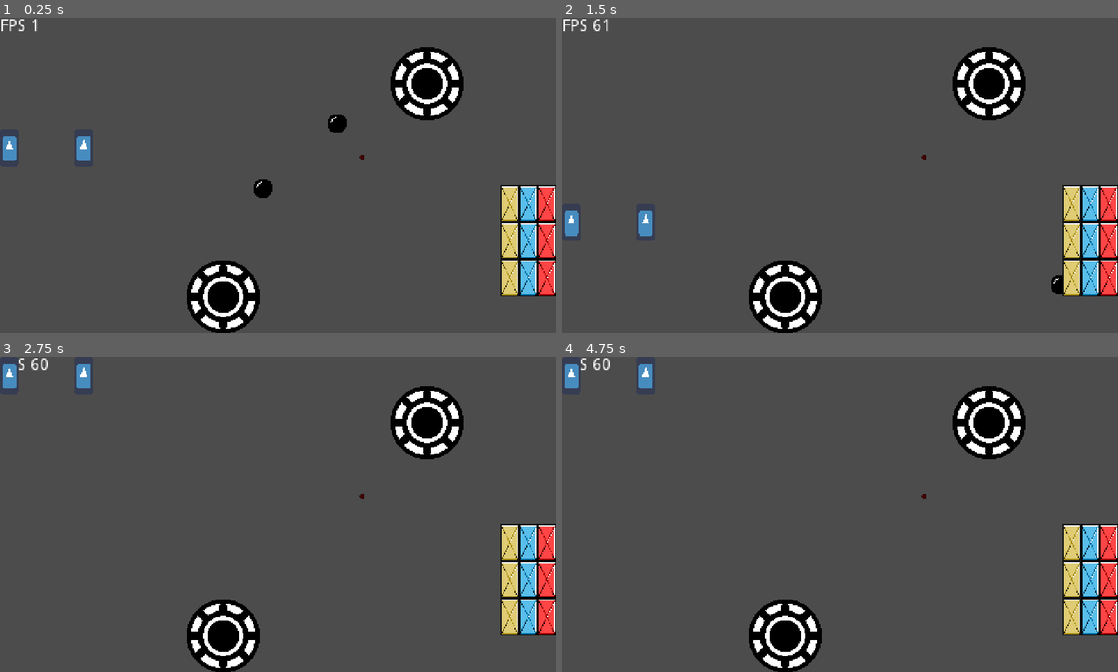
Above: before the commit, frames 1-4 (two rows, left to right).
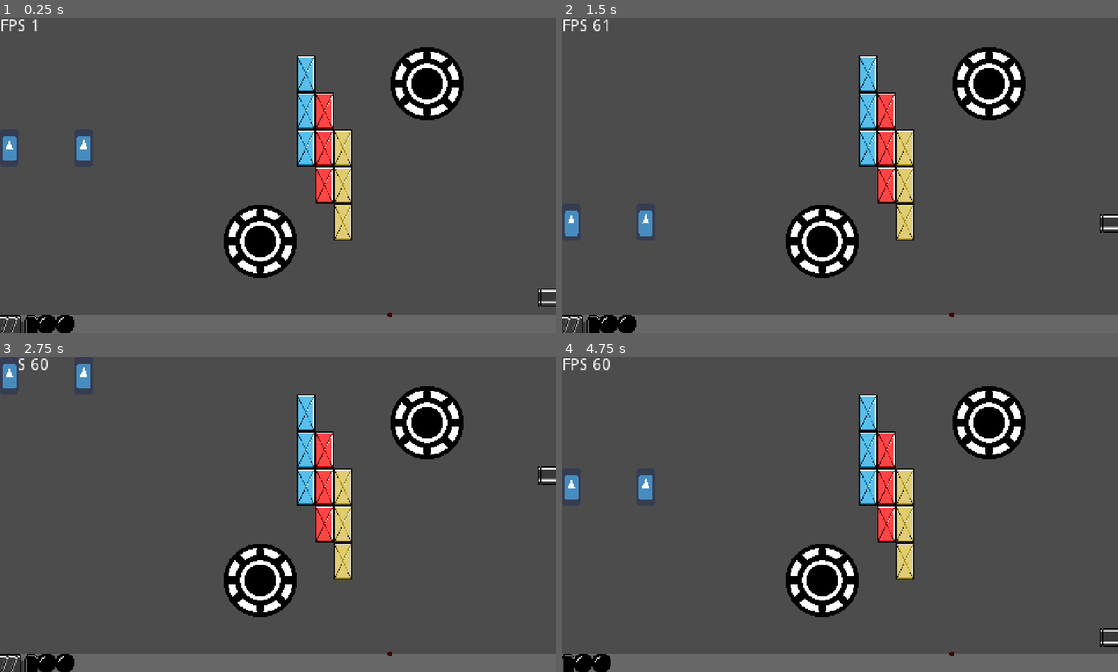
Above: after the commit, the same moments.

Repository: JesusRoberto64/PonReMix
Game: Godot game, scene res://Escenas/Pinplay.tscn
Same seed, same stepped clock (60 frames per second), same inputs: the game is played once before the commit and once after it. The engine's default icon, where the game draws it, is replaced by a stand-in: a white triangle on a blue panel in a dark square.
Inputs:
- Up to frame 1 (0.25 s): no input
- Up to frame 2 (1.5 s): tap Enter (ui_accept) at 0.5, 0.77 s; hold Up (ui_up) 0.53-1.28 s; hold Down (ui_down) from 1.28 s (still down)
- Up to frame 3 (2.75 s): tap Enter (ui_accept) at 1.52, 2 s; release Down (ui_down) at 2.03 s; hold Up (ui_up) from 2.03 s (still down)
- Up to frame 4 (4.75 s): tap Enter (ui_accept) at 3.02, 3.5, 3.77, 4.52 s; release Up (ui_up) at 3.53 s; hold Left (ui_left) from 3.53 s (still down); tap F5 (reload, bound only after the commit) at 4.15 s

The runs differ from the first frame. In frame 1, 17% of the frame differs, in the area x 0-100%, y 11-100%; in frame 2, 17%; in frame 3, 17%; in frame 4, 18%, in the area x 0-100%, y 0-100%.
Error before the commit: Invalid get index 'Null' (on base: 'Array'). (res://Logica/Ball.gd:52)

Commit message:
commit end of experimentation
trying to make the collision system from scratch lead to very glichi experience: needs to tewet a lot but in general I like the movement and collisions of the paddels.  Anyway, moving on the collisons for the boings has to be just calculate by its radio and dont calculate if has a pixel in the sprite area, also the blocs needs a more collisions points in the ball to be efective and less glichi, but alteranete those collission points bettwwen frames due to better performance.

Diff:
--- a/Escenas/Pinplay.tscn
+++ b/Escenas/Pinplay.tscn
@@ -9,9 +9,41 @@
 [ext_resource path="res://Material/Sprites/Boingx64.bmp" type="Texture" id=7]
 [ext_resource path="res://Material/Sprites/blocs16x32.bmp" type="Texture" id=8]
 [ext_resource path="res://Logica/Blocs.gd" type="Script" id=9]
+[ext_resource path="res://Material/Sprites/launcher.bmp" type="Texture" id=10]
+[ext_resource path="res://Material/Sprites/hammer.bmp" type="Texture" id=11]
 
 [node name="Pinplay" type="Node2D"]
 script = ExtResource( 2 )
+
+[node name="GameSTATE" type="Node" parent="."]
+pause_mode = 2
+script = ExtResource( 6 )
+
+[node name="FPS" parent="." instance=ExtResource( 3 )]
+
+[node name="LauncherHammer" type="Node2D" parent="."]
+
+[node name="ColorRect" type="ColorRect" parent="LauncherHammer"]
+anchor_top = 1.0
+anchor_bottom = 1.0
+margin_top = 256.0
+margin_right = 480.0
+margin_bottom = 272.0
+rect_min_size = Vector2( 480, 16 )
+color = Color( 0.403922, 0.403922, 0.403922, 1 )
+
+[node name="Launcher" type="Sprite" parent="LauncherHammer"]
+position = Vector2( 464, 32 )
+texture = ExtResource( 10 )
+centered = false
+
+[node name="Hammer" type="Sprite" parent="LauncherHammer"]
+position = Vector2( 0, 256 )
+texture = ExtResource( 11 )
+centered = false
+
+[node name="Position2D" type="Position2D" parent="LauncherHammer/Hammer"]
+position = Vector2( 32, 0 )
 
 [node name="Paddle1" type="Sprite" parent="."]
 position = Vector2( 8, 112 )
@@ -23,26 +55,22 @@
 scale = Vector2( 0.25, 0.5 )
 texture = ExtResource( 1 )
 
-[node name="Ball" type="Sprite" parent="."]
-position = Vector2( 192, 112 )
+[node name="Balls" type="Node2D" parent="."]
+
+[node name="Ball" type="Sprite" parent="Balls"]
+position = Vector2( 192, 96 )
 texture = ExtResource( 5 )
 script = ExtResource( 4 )
 
-[node name="Ball2" type="Sprite" parent="."]
-position = Vector2( 256, 56 )
+[node name="Ball2" type="Sprite" parent="Balls"]
+position = Vector2( 272, 64 )
 texture = ExtResource( 5 )
 script = ExtResource( 4 )
-
-[node name="FPS" parent="." instance=ExtResource( 3 )]
-
-[node name="GameSTATE" type="Node" parent="."]
-pause_mode = 2
-script = ExtResource( 6 )
 
 [node name="Boings" type="Node2D" parent="."]
 
 [node name="Boing" type="Sprite" parent="Boings"]
-position = Vector2( 192, 240 )
+position = Vector2( 224, 192 )
 texture = ExtResource( 7 )
 
 [node name="Boing2" type="Sprite" parent="Boings"]
@@ -53,63 +81,63 @@
 script = ExtResource( 9 )
 
 [node name="bloc" type="Sprite" parent="Blocs"]
-position = Vector2( 464, 144 )
+position = Vector2( 272, 96 )
 texture = ExtResource( 8 )
 centered = false
 hframes = 4
 frame = 3
 
 [node name="bloc2" type="Sprite" parent="Blocs"]
-position = Vector2( 464, 176 )
+position = Vector2( 272, 128 )
 texture = ExtResource( 8 )
 centered = false
 hframes = 4
 frame = 3
 
 [node name="bloc3" type="Sprite" parent="Blocs"]
-position = Vector2( 464, 208 )
+position = Vector2( 272, 64 )
 texture = ExtResource( 8 )
 centered = false
 hframes = 4
 frame = 3
 
 [node name="bloc4" type="Sprite" parent="Blocs"]
-position = Vector2( 448, 144 )
+position = Vector2( 256, 32 )
 texture = ExtResource( 8 )
 centered = false
 hframes = 4
 frame = 2
 
 [node name="bloc5" type="Sprite" parent="Blocs"]
-position = Vector2( 448, 176 )
+position = Vector2( 256, 64 )
 texture = ExtResource( 8 )
 centered = false
 hframes = 4
 frame = 2
 
 [node name="bloc6" type="Sprite" parent="Blocs"]
-position = Vector2( 448, 208 )
+position = Vector2( 256, 96 )
 texture = ExtResource( 8 )
 centered = false
 hframes = 4
 frame = 2
 
 [node name="bloc7" type="Sprite" parent="Blocs"]
-position = Vector2( 432, 144 )
+position = Vector2( 288, 96 )
 texture = ExtResource( 8 )
 centered = false
 hframes = 4
 frame = 1
 
 [node name="bloc8" type="Sprite" parent="Blocs"]
-position = Vector2( 432, 176 )
+position = Vector2( 288, 128 )
 texture = ExtResource( 8 )
 centered = false
 hframes = 4
 frame = 1
 
 [node name="bloc9" type="Sprite" parent="Blocs"]
-position = Vector2( 432, 208 )
+position = Vector2( 288, 160 )
 texture = ExtResource( 8 )
 centered = false
 hframes = 4
@@ -117,6 +145,6 @@
 
 [node name="collred" type="Sprite" parent="."]
 modulate = Color( 1, 0, 0, 1 )
-position = Vector2( 312, 120 )
+position = Vector2( 336, 256 )
 scale = Vector2( 0.05, 0.05 )
 texture = ExtResource( 1 )
--- a/Logica/Ball.gd
+++ b/Logica/Ball.gd
@@ -1,28 +1,28 @@
 extends Sprite
+
+var STATE = 1
 
 var dirY = 1
 var dirX = 1
 var vel = 200
 
-onready var Paddle1 = get_parent().get_node("Paddle1")
-onready var Paddle2 = get_parent().get_node("Paddle2")
+onready var Paddle1 = owner.get_node("Paddle1")
+onready var Paddle2 = owner.get_node("Paddle2")
+
+onready var Boings = owner.get_node("Boings")
 
 onready var offsetColl = (get_rect().size.x/2) #+ Paddle1.get_rect().size.x/2
-onready var collPoint = get_parent().get_node("collred")
-
+onready var collPoint = owner.get_node("collred")
 var genTimer = 0.0
-
-onready var blocs = get_parent().get_node("Blocs")
+onready var blocs = owner.get_node("Blocs")
 
 func _process(delta):
+	if STATE == 1: return
 	if position.x < 0.0 - get_rect().size.x/2:
-		genTimer += delta
-		if genTimer > 1.0:
-			position = Vector2(get_viewport().size.x/2 + (100),get_viewport().size.y/2)
-			vel = 200
-			dirX = -1
-			genTimer = 0.0
+		STATE = 1
+		owner.catch_Ball(self)
 		return
+
 	var mov = Vector2(dirX,dirY).normalized()
 	var prevPoint = position
 	position = position + mov*delta*vel
@@ -36,7 +36,7 @@
 		pass
 
 	#Check collisions for Boings
-	for i in get_parent().get_node("Boings").get_children():
+	for i in Boings.get_children():
 		var radDist = (get_rect().size.x/2) + (i.get_rect().size.x/2)
 		var posDist = position.distance_to(i.position)
 		if posDist <= radDist and i.get_rect().has_point(position - i.position):
@@ -46,25 +46,34 @@
 			vel += 10
 		pass
 
-	# check blocs collision
-	var row
-	var col
-	if blocs.Blocs_Matrix[row][col] != null:
-		collPoint.position = position
-		pass
-
-	#limite de piso y suelo
-	if abs(position.y - get_viewport().size.y/2) > get_viewport().size.y/2 - (get_rect().size.y/2):
-		dirY = dirY*-1
-		position.y = clamp(position.y,(get_rect().size.y/2),get_viewport().size.y - (get_rect().size.y/2))
+	#limite de piso y suelo en la misma medida
+#	if abs(position.y - get_viewport().size.y/2) > get_viewport().size.y/2 - (get_rect().size.y/2):
+#		dirY = dirY*-1
+#		position.y = clamp(position.y,(get_rect().size.y/2),get_viewport().size.y - (get_rect().size.y/2))
 
 	# Para ambas paredes verticales
 #	if abs(position.x - get_viewport().size.x/2) > get_viewport().size.x/2 - (get_rect().size.x/2):
 #		dirX = -dirX
 #		position.x = clamp(position.x,(get_rect().size.x/2),get_viewport().size.x - (get_rect().size.x/2))
 
+	#Limite superior e inferior
+	if position.y < get_rect().size.y/2:
+		position.y = get_rect().size.y/2
+		dirY = dirY*-1
+	if position.y > get_viewport().size.y - (get_rect().size.y/2) - 16:#el 16 para espaci del riel
+		position.y = get_viewport().size.y - (get_rect().size.y/2) - 16
+		dirY = dirY*-1
+
 	#Para la pared derecha
 	if position.x > get_viewport().size.x - get_rect().size.x/2:
+		position.x = get_viewport().size.x - get_rect().size.x/2
+		dirX = -dirX
+
+	# Check blocs collision
+	var blocArea = get_Area_Bloc_Matrix(blocs.blocWidth,blocs.blocHeight)
+	if blocs.Blocs_Matrix[blocArea.x][blocArea.y] != null:
+		collPoint.position = position
+		blocs.bloc_Hitted(blocArea.x,blocArea.y)
 		dirX = -dirX
 
 func paddle_Collision(paddle, _prev_pos: Vector2, _intersect_X: float):
@@ -97,7 +106,19 @@
 	return m*(_intersect_X - _pos.x) + _pos.y# return the formula to get the "y" in >>
 	#Vector2(_intetsect_X,y)
 
-func get_Area_Bloc_Matrix(_size, _axis:float) -> int:
-	var axis = int(_axis)
-	var modi = axis%_size
-	return (axis-modi)/_size
+func get_Area_Bloc_Matrix(_wide,_height) -> Vector2:
+	var x = int(position.x)
+	var mod = int(x)%_wide
+	var row = (x - mod)/_wide
+
+	var y = int(position.y)
+	mod = int(y)%_height
+	var colunm = (y - mod)/_height
+	return Vector2(row,colunm)
+
+func launch_Force(force):
+	if force < 200: force = 200
+	STATE = 0
+	dirX = -1
+	vel = force
+	dirY = 0
--- a/Logica/Blocs.gd
+++ b/Logica/Blocs.gd
@@ -1,15 +1,26 @@
 extends Node2D
 
 onready var Blocs_Matrix :Array
-onready var blocW = 16
-onready var blocH = 32
+onready var blocWidth = 16
+onready var blocHeight = 32
+
+onready var rows = int(get_viewport().size.x/blocWidth)
+onready var colums = int(get_viewport().size.y/blocHeight)
 
 func _ready():
-	for x in range(get_viewport().size.x/blocW):
+	for x in range(rows):
 		Blocs_Matrix.append([])
 # warning-ignore:unused_variable
-		for y in range(get_viewport().size.y/blocH):
+		for y in range(colums):
 			Blocs_Matrix[x].append(null)
 
 	for i in get_children():
-		Blocs_Matrix[i.position.x/blocW][i.position.y/blocH] = i
+		Blocs_Matrix[i.position.x/blocWidth][i.position.y/blocHeight] = i
+
+func bloc_Hitted(row,col):
+	var bloc = Blocs_Matrix[row][col]
+	if bloc.frame == 1:
+		Blocs_Matrix[row][col] = null
+		bloc.frame = 0
+	else:
+		bloc.frame -= 1
--- a/Logica/GameSTATE.gd
+++ b/Logica/GameSTATE.gd
@@ -8,3 +8,6 @@
 			get_tree().paused = true
 	if event.is_action_pressed("ui_cancel"):
 		get_tree().quit()
+	if event.is_action_pressed("reload"):
+# warning-ignore:return_value_discarded
+		get_tree().reload_current_scene()
--- a/Logica/Pinplay.gd
+++ b/Logica/Pinplay.gd
@@ -8,6 +8,27 @@
 var direction = 1
 var y = 0.0
 
+onready var hammer = $LauncherHammer/Hammer
+enum HAMMER {IDLE,CHARGE,RELACE}
+var HState = HAMMER.IDLE
+var charge = 0.0
+
+onready var launcher = $LauncherHammer/Launcher
+var luncherMov = 0.0
+
+var balls = []
+enum BALLS {SET, LAUNCH, HIT, IDLE, PREPARE}
+var BState = BALLS.IDLE
+var curSetBall = null
+
+func _ready():
+	for i in $Balls.get_children():
+		balls.append(i)
+#		var dist_Ham = hammer.get_rect().size.x - i.get_rect().size.x/2
+#		i.position.x = dist_Ham + ((i.get_rect().size.x)*balls.size())
+		retreat_Balls()
+		i.position.y = hammer.position.y + 8.0
+
 
 func _process(delta):
 	#Para saber si se esta precionando el botón
@@ -17,7 +38,7 @@
 		direction = 1
 	elif Input.is_action_pressed("ui_up"):
 		direction = -1
-	# La aceleracion y desaleracion gráfica
+#	# La aceleracion y desaleracion gráfica
 	if !isMov == 0:
 		y += accel
 		y = clamp(y,0,800) # Poner un límite de sustain o meseta
@@ -25,10 +46,75 @@
 		y -= desaccel
 		y = clamp(y,0,400) # Poner otro límite de desaleración
 
-	#Método básico
-	#y = 800
+#	#Método básico de movimient
+#	if isMov == 0:
+#		direction = 0
+#	y = 350
 
 	$Paddle1.position.y += y*direction*delta # movimiento correjirlo con Delta
 	# poner limites superior e inferior
-	$Paddle1.position.y = clamp($Paddle1.position.y,$Paddle1.get_rect().size.y/4,get_viewport().size.y-$Paddle1.get_rect().size.y/4)
+	$Paddle1.position.y = clamp($Paddle1.position.y,$Paddle1.get_rect().size.y/4,(get_viewport().size.y-$Paddle1.get_rect().size.y/4) -16)
 	$Paddle2.position.y = $Paddle1.position.y # copia la posicion de otro
+
+	# Hammer Logic
+	if Input.is_action_pressed("ui_left"):
+		HState = HAMMER.CHARGE
+		hammer.position.x -= delta*100
+		hammer.position.x = max(-30,hammer.position.x)
+		charge += 25
+		charge = min(510,charge)
+		retreat_Balls()
+	elif Input.is_action_just_released("ui_left"):
+		HState = HAMMER.RELACE
+
+	match HState:
+		HAMMER.RELACE:
+			hammer.position.x += delta*charge
+			hammer.position.x = min(0,hammer.position.x)
+			retreat_Balls()
+			if hammer.position.x == 0:
+				BState = BALLS.LAUNCH
+				HState = HAMMER.IDLE
+
+
+	match BState:
+		BALLS.PREPARE:
+			#var dist_Ham = hammer.get_rect().size.x - curSetBall.get_rect().size.x/2
+			#curSetBall.position.x = dist_Ham + ((curSetBall.get_rect().size.x)*balls.size())
+			retreat_Balls()
+			curSetBall.position.y = hammer.position.y + 8.0
+			BState = BALLS.IDLE
+			pass
+		BALLS.LAUNCH:
+			if balls.size()< 1:
+				BState = BALLS.IDLE
+				charge = 0
+				return
+			var launchBall = balls[balls.size()-1]
+			launchBall.position = launcher.position + Vector2(-launchBall.get_rect().size.x/2,launcher.get_rect().size.y/2)
+			var f = charge
+			launchBall.launch_Force(f)
+
+			balls.remove(balls.size()-1)
+			BState = BALLS.IDLE
+			charge = 0
+			pass
+
+	#Launcher Logic
+	luncherMov += delta
+	launcher.position.y = (cos(luncherMov)*100) + (get_viewport().size.y/2)
+	launcher.position.y = clamp(launcher.position.y,launcher.get_rect().size.y/2,(get_viewport().size.y-launcher.get_rect().size.y/4) -16)
+
+
+func catch_Ball(ball):
+	balls.append(ball)
+	curSetBall = ball
+	BState = BALLS.PREPARE
+	pass
+
+func retreat_Balls():
+	if balls.size() > 0:
+			var ballSize = balls[0].get_rect().size.x
+			for i in range(balls.size()):
+				var dist = hammer.get_child(0).global_position.x + ballSize/2
+				balls[i].position.x = dist + (i*ballSize)
--- a/project.godot
+++ b/project.godot
@@ -44,6 +44,11 @@
 , Object(InputEventKey,"resource_local_to_scene":false,"resource_name":"","device":0,"alt":false,"shift":false,"control":false,"meta":false,"command":false,"pressed":false,"scancode":0,"physical_scancode":83,"unicode":0,"echo":false,"script":null)
  ]
 }
+reload={
+"deadzone": 0.5,
+"events": [ Object(InputEventKey,"resource_local_to_scene":false,"resource_name":"","device":0,"alt":false,"shift":false,"control":false,"meta":false,"command":false,"pressed":false,"scancode":16777248,"physical_scancode":0,"unicode":0,"echo":false,"script":null)
+ ]
+}
 
 [physics]
 
Not shown: 1 places in Escenas/Pinplay.tscn that only renumber resources
Binary file added: Material/Sprites/hammer.bmp
Not shown, added: Material/Sprites/hammer.bmp.import
Binary file added: Material/Sprites/launcher.bmp
Not shown, added: Material/Sprites/launcher.bmp.import
